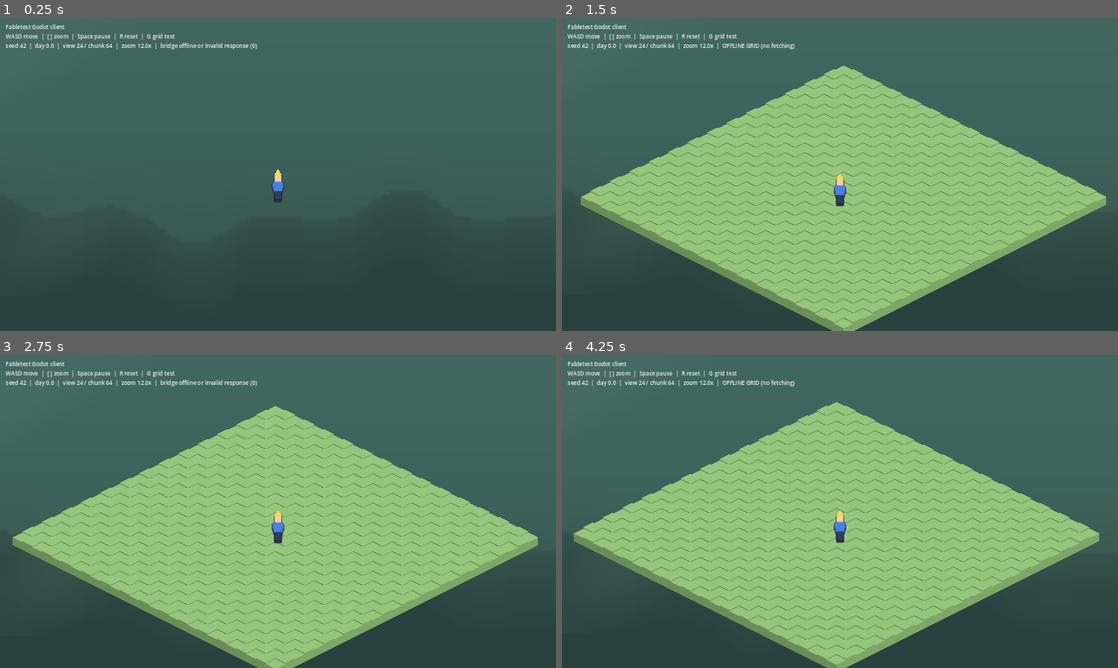
Above: before the commit, frames 1-4 (two rows, left to right).
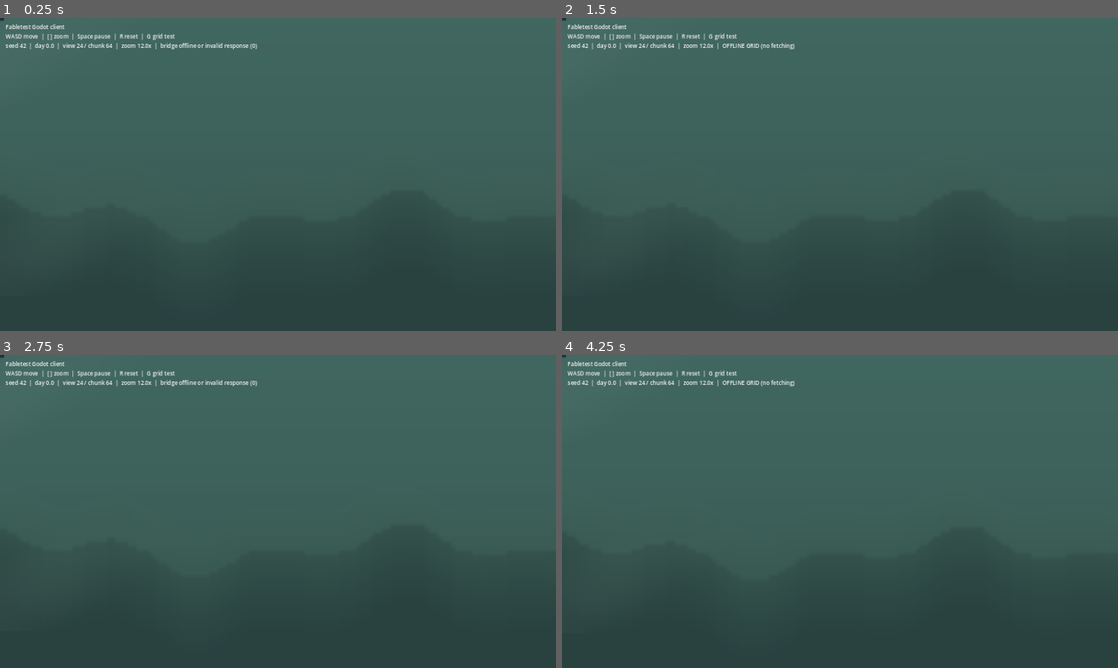
Above: after the commit, the same moments.

Repository: alivemachine/fabletest
Game: Godot game, scene res://scenes/main.tscn
The game is run twice, just before and just after one commit, with the same random seed, the same clock (stepped at 60 frames per second) and the same inputs.
Inputs:
- Up to frame 1 (0.25 s): no input
- Up to frame 2 (1.5 s): tap Enter at 0.5 s; hold D 0.53-1.28 s; tap G at 0.6 s; tap Space at 0.77 s; hold S from 1.28 s (still down); tap R at 1.35 s
- Up to frame 3 (2.75 s): tap Space at 1.52 s; release S at 2.03 s; hold D from 2.03 s (still down); tap G at 2.1 s
- Up to frame 4 (4.25 s): release D at 2.78 s; hold W 2.78-3.53 s; tap R at 2.85 s; tap Space at 3.02, 3.77 s; hold A from 3.53 s (still down); tap G at 3.6 s

The runs differ from the first frame. In frame 1, 0.2% of the frame differs, in the area x 0-52%, y 0-59%; in frame 2, 42%, in the area x 0-98%, y 0-100%; in frame 3, 42%; in frame 4, 42%.
Error after the commit: Parse Error: Function "_draw_building()" not found in base self. (res://scripts/terrain_chunk.gd:307)

Commit message:
Extend Godot client to load environmental data from map
Extended godot_bridge.py to compute and export 8 new payload fields:
- Directional river flow: angle + speed (quantized to bytes)
- Fauna densities: herbivore and predator populations
- Structure types: 0/1/2 for none/road/building
- Faction ownership: which civilization owns each structure
- Moisture and temperature for game logic

Updated godot_client/scripts/terrain_chunk.gd to:
- Handle v2 packet format (v1 compatibility maintained)
- Add 13 sub-biome ground types (wheat, oasis, jungle, tundra variants)
- Decode all 8 new v2 fields with version-aware fallback
- Compute flow vectors from quantized angle/speed
- Apply road tints and faction-colored buildings to terrain
- Bundle entire environment dict per tile via cell_info() API
- Export biome, water, flow, fauna, structure, faction, moisture, temperature

Game can now query cell_info(player_pos) to read terrain properties:
- rivers with directional flow for water physics
- fauna densities for creature spawning
- buildings/roads for collision and navigation
- moisture/temperature for gameplay logic

Co-Authored-By: Claude Haiku 4.5 <noreply@anthropic.com>
Claude-Session: https://claude.ai/code/session_01Mw9PRDMS5LFUSEHaX4nYcU

Diff:
--- a/godot_client/scripts/terrain_chunk.gd
+++ b/godot_client/scripts/terrain_chunk.gd
@@ -2,7 +2,14 @@
 
 const PixelArt = preload("res://scripts/pixel_art.gd")
 const FRAME_PACKET_HEADER_BYTES := 48
-const FRAME_PACKET_VERSION := 1
+const FRAME_PACKET_VERSION_MIN := 1
+const FRAME_PACKET_VERSION_MAX := 2
+
+# faction tints, matching world_core.CIV_COLORS (index = faction id)
+const CIV_COLORS := [
+    Color8(214, 69, 65), Color8(232, 184, 58), Color8(58, 176, 168),
+    Color8(150, 96, 210), Color8(232, 128, 52), Color8(96, 178, 84),
+]
 
 const BIOME_INFO := [
     {"name": "deep_ocean", "base": Color8(30, 60, 120), "accent": Color8(68, 100, 156), "water": true, "foliage": false},
@@ -19,6 +26,21 @@
     {"name": "snow", "base": Color8(235, 240, 245), "accent": Color8(250, 252, 255), "water": false, "foliage": false},
     {"name": "mountain", "base": Color8(130, 125, 120), "accent": Color8(162, 156, 150), "water": false, "foliage": false},
     {"name": "high_peak", "base": Color8(200, 200, 205), "accent": Color8(230, 232, 238), "water": false, "foliage": false},
+    # sub-biome ground types (worldgen.BIOME_COLORS, appended in this order):
+    # the color codes Godot keys tiles from — wheat fields vs jungle vs oasis
+    {"name": "tall_grass", "base": Color8(100, 168, 62), "accent": Color8(134, 198, 96), "water": false, "foliage": true},
+    {"name": "meadow", "base": Color8(146, 198, 108), "accent": Color8(178, 222, 142), "water": false, "foliage": true},
+    {"name": "wheat_soil", "base": Color8(196, 176, 98), "accent": Color8(220, 202, 128), "water": false, "foliage": false},
+    {"name": "acacia_scrub", "base": Color8(162, 176, 74), "accent": Color8(192, 204, 108), "water": false, "foliage": true},
+    {"name": "dunes", "base": Color8(236, 216, 142), "accent": Color8(248, 234, 172), "water": false, "foliage": false},
+    {"name": "reg_rock", "base": Color8(198, 170, 112), "accent": Color8(220, 194, 140), "water": false, "foliage": false},
+    {"name": "shrub_steppe", "base": Color8(208, 196, 132), "accent": Color8(228, 216, 160), "water": false, "foliage": true},
+    {"name": "oasis", "base": Color8(62, 168, 118), "accent": Color8(98, 198, 150), "water": false, "foliage": true},
+    {"name": "glade", "base": Color8(98, 168, 88), "accent": Color8(132, 198, 120), "water": false, "foliage": true},
+    {"name": "dark_forest", "base": Color8(38, 98, 48), "accent": Color8(66, 128, 76), "water": false, "foliage": true},
+    {"name": "jungle_clear", "base": Color8(72, 148, 82), "accent": Color8(104, 178, 112), "water": false, "foliage": true},
+    {"name": "rocky_tundra", "base": Color8(148, 152, 142), "accent": Color8(176, 180, 170), "water": false, "foliage": false},
+    {"name": "scree", "base": Color8(108, 102, 96), "accent": Color8(136, 130, 122), "water": false, "foliage": false},
 ]
 
 var tile_width := 56.0
@@ -216,6 +238,19 @@
     return max(absf(dx), absf(dy))
 
 
+func cell_info(world_uv: Vector2) -> Dictionary:
+    # Everything the game knows about the cell under `world_uv`: biome name &
+    # id (the tile color code), water & directional flow (uv axes, +y south),
+    # fauna densities, structure (0 none / 1 road / 2 building), owning
+    # faction, moisture/temperature, sunlight, vegetation, scorch, height.
+    # Returns {} until that cell has streamed in — callers must tolerate it.
+    var tile := _world_to_tile(world_uv)
+    var rec = _tile_cache.get(_tile_key(tile.x, tile.y), null)
+    if rec == null:
+        return {}
+    return rec.get("env", {})
+
+
 func ground_height_for_focus(world_uv: Vector2) -> float:
     var tile := _world_to_tile(world_uv)
     var rec = _tile_cache.get(_tile_key(tile.x, tile.y), null)
@@ -268,6 +303,8 @@
         var tree_biome: int = rec["tree_biome"]
         if tree_biome >= 0:
             _draw_tree(iso, height_px, tree_biome, rec["tree_sun"], rec["tree_veg"])
+        if int(rec.get("structure", 0)) == 2:
+            _draw_building(iso, height_px, rec.get("wall", Color8(200, 190, 170)))
 
 
 func _start_build(payload) -> void:
@@ -398,6 +435,14 @@
     var rivers = fields.get("river", PackedByteArray())
     var vegetation = fields.get("vegetation", PackedByteArray())
     var scorch = fields.get("scorch", PackedByteArray())
+    var flow_dir = fields.get("flow_dir", PackedByteArray())
+    var flow_speed = fields.get("flow_speed", PackedByteArray())
+    var fauna_herb = fields.get("fauna_herb", PackedByteArray())
+    var fauna_pred = fields.get("fauna_pred", PackedByteArray())
+    var structure_f = fields.get("structure", PackedByteArray())
+    var faction_f = fields.get("faction", PackedByteArray())
+    var moisture_f = fields.get("moisture", PackedByteArray())
+    var temperature_f = fields.get("temperature", PackedByteArray())
     # Map each chunk cell to its GLOBAL tile coordinate. The chunk's center cell
     # (size/2, size/2) sits at center_uv, i.e. global tile round(center_uv/tile).
     var grid_n: int = max(1, int(round(1.0 / tile_world)))
@@ -421,10 +466,19 @@
                 var veg := float(_field_u8(vegetation, index, 0)) / 255.0
                 var burn := float(_field_u8(scorch, index, 0)) / 255.0
                 var elev := float(_field_u8(heights, index)) / 255.0
+                var structure := _field_u8(structure_f, index, 0)
+                var faction := _field_u8(faction_f, index, 0) - 1
+                var speed := float(_field_u8(flow_speed, index, 0)) / 255.0
+                var flow := Vector2.ZERO
+                if speed > 0.01:
+                    var ang := float(_field_u8(flow_dir, index, 0)) / 255.0 * TAU
+                    flow = Vector2(cos(ang), sin(ang)) * speed
                 var height_px := _column_height_px_for(elev, sea_effective)
                 var top_color := base.lerp(accent, 0.18).lerp(Color.WHITE, sun * 0.24)
                 if burn > 0.0:
                     top_color = top_color.lerp(Color8(82, 56, 42), burn * 0.58)
+                if structure == 1:
+                    top_color = top_color.lerp(Color8(124, 104, 78), 0.62)  # dirt road
                 var left_color := top_color.darkened(0.28 if not water else 0.10)
                 var right_color := top_color.darkened(0.16 if not water else 0.18)
                 var water_scale := 0.0
@@ -440,10 +494,15 @@
                 var tree_biome := -1
                 var tree_sun := 0.0
                 var tree_veg := 0.0
-                if foliage and veg > 0.26 and _hash01(gtx, gty, seed) > 0.55:
+                if structure == 0 and foliage and veg > 0.26 and _hash01(gtx, gty, seed) > 0.55:
                     tree_biome = biome_id
                     tree_sun = sun
                     tree_veg = veg
+                var wall_color := Color(0.0, 0.0, 0.0, 0.0)
+                if structure == 2:
+                    var tint: Color = CIV_COLORS[clampi(faction, 0, CIV_COLORS.size() - 1)] \
+                        if faction >= 0 else Color8(160, 150, 132)
+                    wall_color = tint.lerp(Color8(228, 214, 186), 0.58)
                 var key := Vector2i(((gtx % grid_n) + grid_n) % grid_n,
                     ((gty % grid_n) + grid_n) % grid_n)
                 tiles.append({
@@ -458,6 +517,26 @@
                     "tree_biome": tree_biome,
                     "tree_sun": tree_sun,
                     "tree_veg": tree_veg,
+                    "structure": structure,
+                    "wall": wall_color,
+                    # everything the PLAYER reads about this cell, in one place
+                    "env": {
+                        "biome_id": biome_id,
+                        "biome": info["name"],
+                        "water": water,
+                        "river": river,
+                        "flow": flow,               # direction * speed, uv axes
+                        "herb": float(_field_u8(fauna_herb, index, 0)) / 255.0,
+                        "pred": float(_field_u8(fauna_pred, index, 0)) / 255.0,
+                        "structure": structure,     # 0 none / 1 road / 2 building
+                        "faction": faction,         # -1 = unclaimed
+                        "moisture": float(_field_u8(moisture_f, index, 0)) / 255.0,
+                        "temperature": float(_field_u8(temperature_f, index, 0)) / 255.0,
+                        "sunlight": sun,
+                        "vegetation": veg,
+                        "scorch": burn,
+                        "height": elev,
+                    },
                 })
     return {
         "size": size,
@@ -488,7 +567,7 @@
     if body[0] != 70 or body[1] != 84 or body[2] != 66 or body[3] != 49:
         return {}
     var version := int(body.decode_u16(4))
-    if version != FRAME_PACKET_VERSION:
+    if version < FRAME_PACKET_VERSION_MIN or version > FRAME_PACKET_VERSION_MAX:
         return {}
     var size := int(body.decode_u16(6))
     var seed_v := int(body.decode_u32(8))
@@ -496,19 +575,21 @@
     var target_tiles := int(body.decode_u16(14))
     var cells := size * size
     var offset := FRAME_PACKET_HEADER_BYTES
+    var fields := {}
     var biome_bytes := _copy_bytes(body, offset, cells * 2)
     offset += cells * 2
-    var height_bytes := _copy_bytes(body, offset, cells)
-    offset += cells
-    var sunlight_bytes := _copy_bytes(body, offset, cells)
-    offset += cells
-    var river_bytes := _copy_bytes(body, offset, cells)
-    offset += cells
-    var vegetation_bytes := _copy_bytes(body, offset, cells)
-    offset += cells
-    var scorch_bytes := _copy_bytes(body, offset, cells)
-    if scorch_bytes.size() != cells:
-        return {}
+    fields["biome_id"] = biome_bytes
+    var u8_names: Array = ["height", "sunlight", "river", "vegetation", "scorch"]
+    if version >= 2:
+        # v2 appends the environment planes the player character reads
+        u8_names += ["flow_dir", "flow_speed", "fauna_herb", "fauna_pred",
+                     "structure", "faction", "moisture", "temperature"]
+    for field_name in u8_names:
+        var plane := _copy_bytes(body, offset, cells)
+        offset += cells
+        if plane.size() != cells:
+            return {}
+        fields[field_name] = plane
     return {
         "seed": seed_v,
         "planet_size": planet_size,
@@ -525,14 +606,7 @@
         "sea_effective": float(body.decode_float(40)),
         "sunlight_mean": int(body[44]),
         "cloud_mean": int(body[45]),
-        "fields": {
-            "biome_id": biome_bytes,
-            "height": height_bytes,
-            "sunlight": sunlight_bytes,
-            "river": river_bytes,
-            "vegetation": vegetation_bytes,
-            "scorch": scorch_bytes,
-        },
+        "fields": fields,
     }
 
 
Not shown, changed: godot_bridge.py
